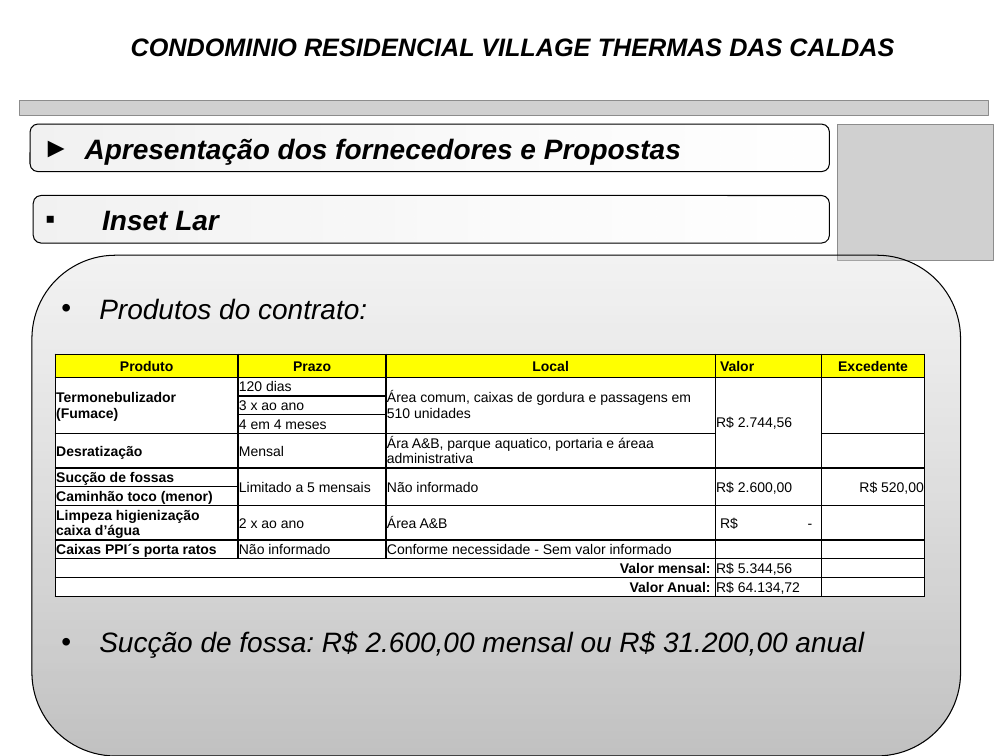
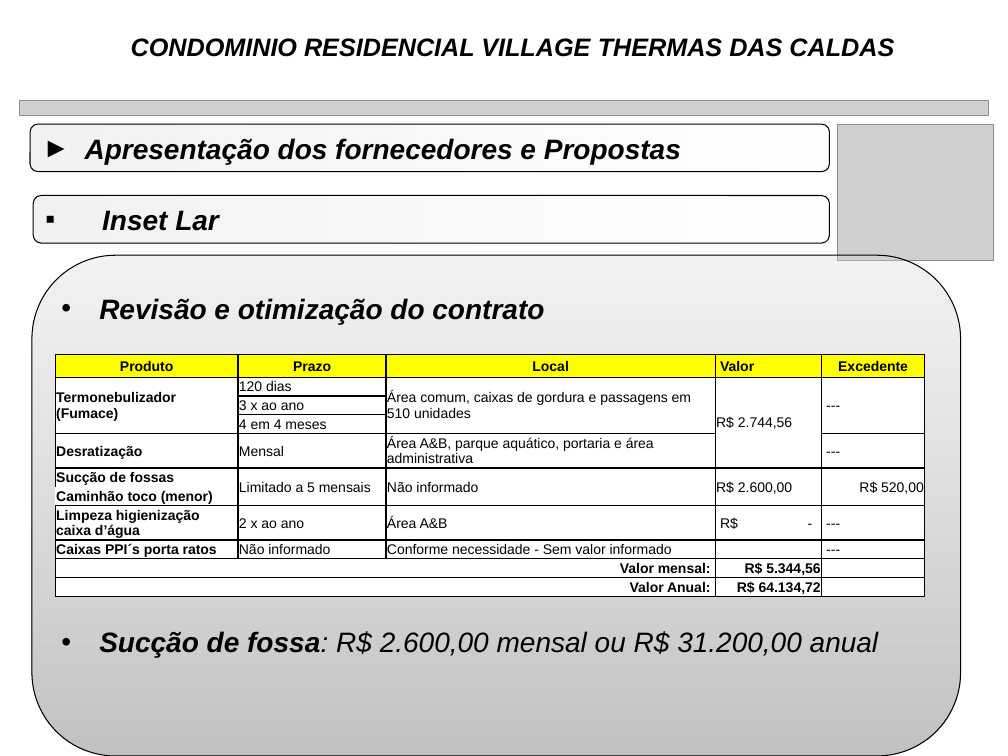
Before and after one commit to rwlc71/Village, a slide deck: slide 10 of Manutenção Village/FossaSepticas.pptx. Drawn at 1008x756 pixels with LibreOffice and Linux fonts; fonts in the diff are those of the drawing; grey boxes stand for pictures. Boxes give left, top, right and bottom in pixels: in the first picture for what was removed or moved away, otherwise in the second. Text is boxed around its words. In the diff, an @@ line names an element or a change of style, - is before the commit and + after.

```diff
--- a/Manutenção Village/FossaSepticas.pptx
+++ b/Manutenção Village/FossaSepticas.pptx
@@ text at (99,298,544,324): text changed; bold on @@
-• Produtos do contrato:
+• Revisão e otimização do contrato
@@ table at (55,354,924,598) @@
-row 2, column 5: 
+row 2, column 5: ---
-row 5, column 3: Ára A&B, parque aquatico, portaria e áreaa administrativa
+row 5, column 3: Área A&B, parque aquático, portaria e área administrativa
-row 5, column 5: 
+row 5, column 5: ---
-row 8, column 5: 
+row 8, column 5: ---
-row 9, column 5: 
+row 9, column 5: ---
@@ bold on in "R$ 5.344,56", "R$ 64.134,72" @@
@@ alignment left to right @@
@@ borders changed @@
@@ text "Sucção de fossa: R$ 2.600,00 ..." at (99,631,879,657): bold on in "Sucção de fossa:" @@
```
Also in this commit, not shown: 16 other slides changed.
